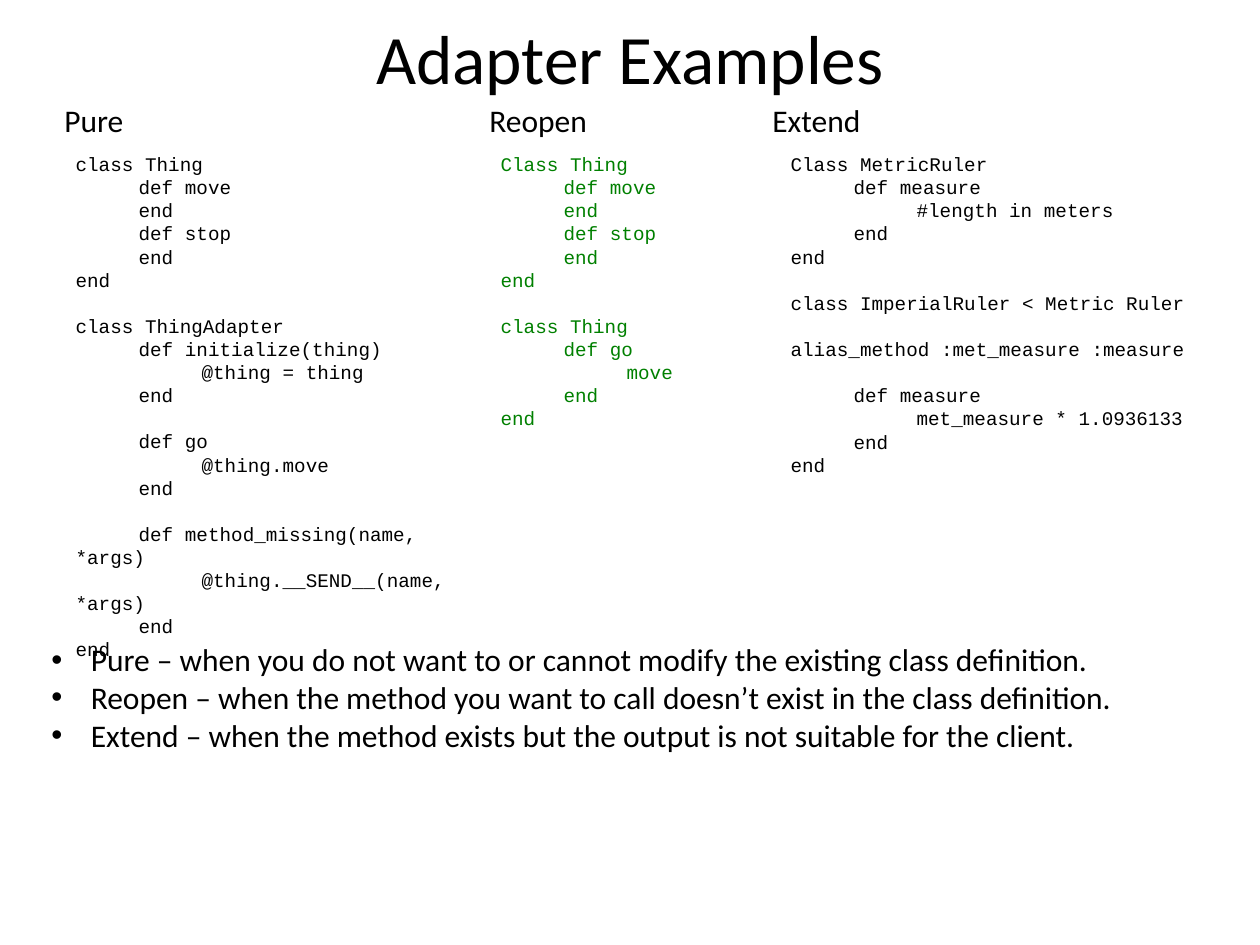
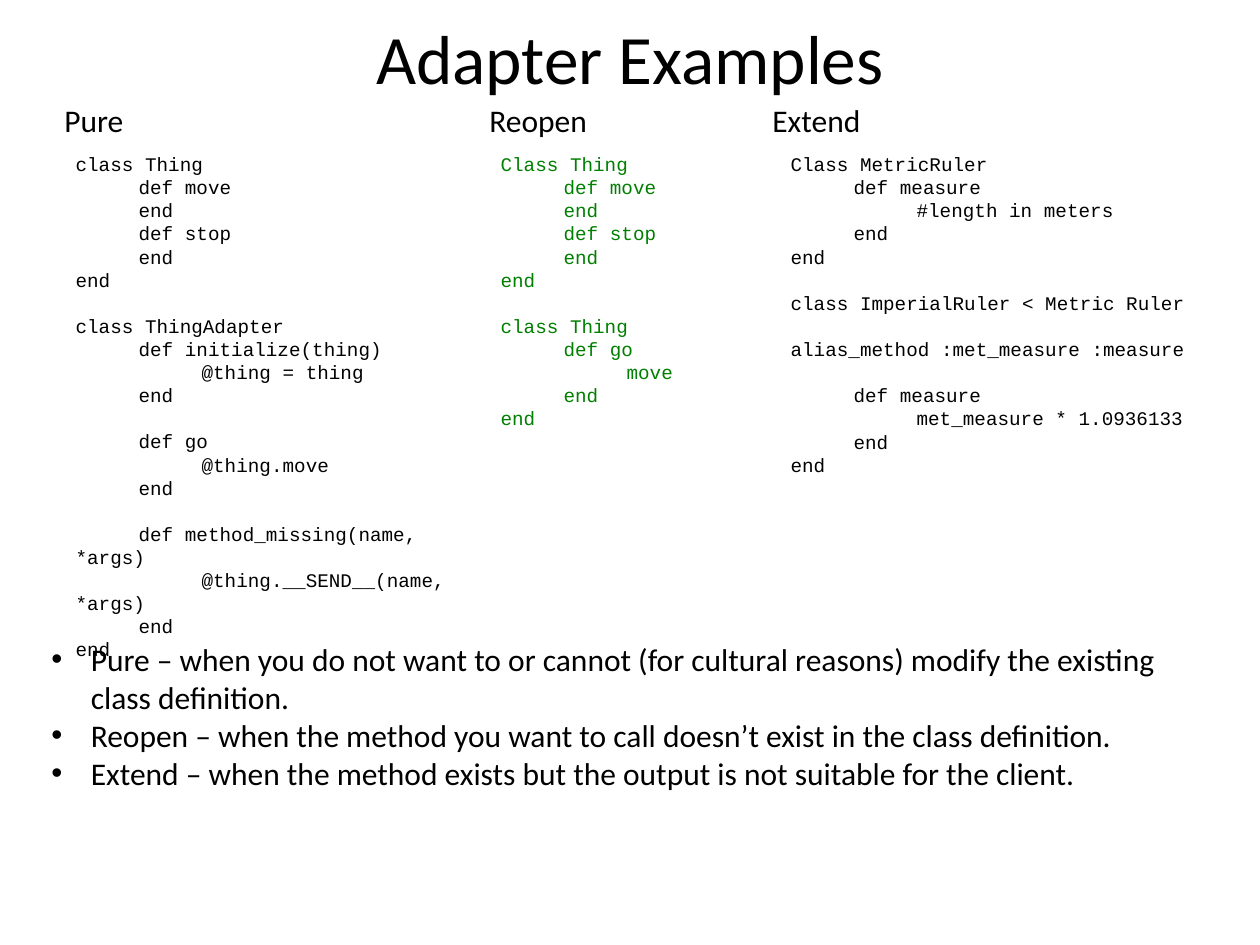
Before and after one commit to john-fitzpatrick/design_patterns, a slide deck: slide 7 of DesignPatterns.pptx. Drawn at 1260x945 pixels with LibreOffice and Linux fonts; fonts in the diff are those of the drawing. Boxes give left, top, right and bottom in pixels: in the first picture for what was removed or moved away, otherwise in the second. Text is boxed around its words. In the diff, an @@ line names an element or a change of style, - is before the commit and + after.

Commit message:
fixed some typos in presentation

```diff
--- a/DesignPatterns.pptx
+++ b/DesignPatterns.pptx
@@ text at (x1=91, y1=645, x2=1154, y2=710): text changed @@
-• Pure – when you do not want to or cannot modify the existing class definition.
+• Pure – when you do not want to or cannot (for cultural reasons) modify the existing class definition.
```
Also in this commit, not shown: 6 other slides changed, 1 other file.
